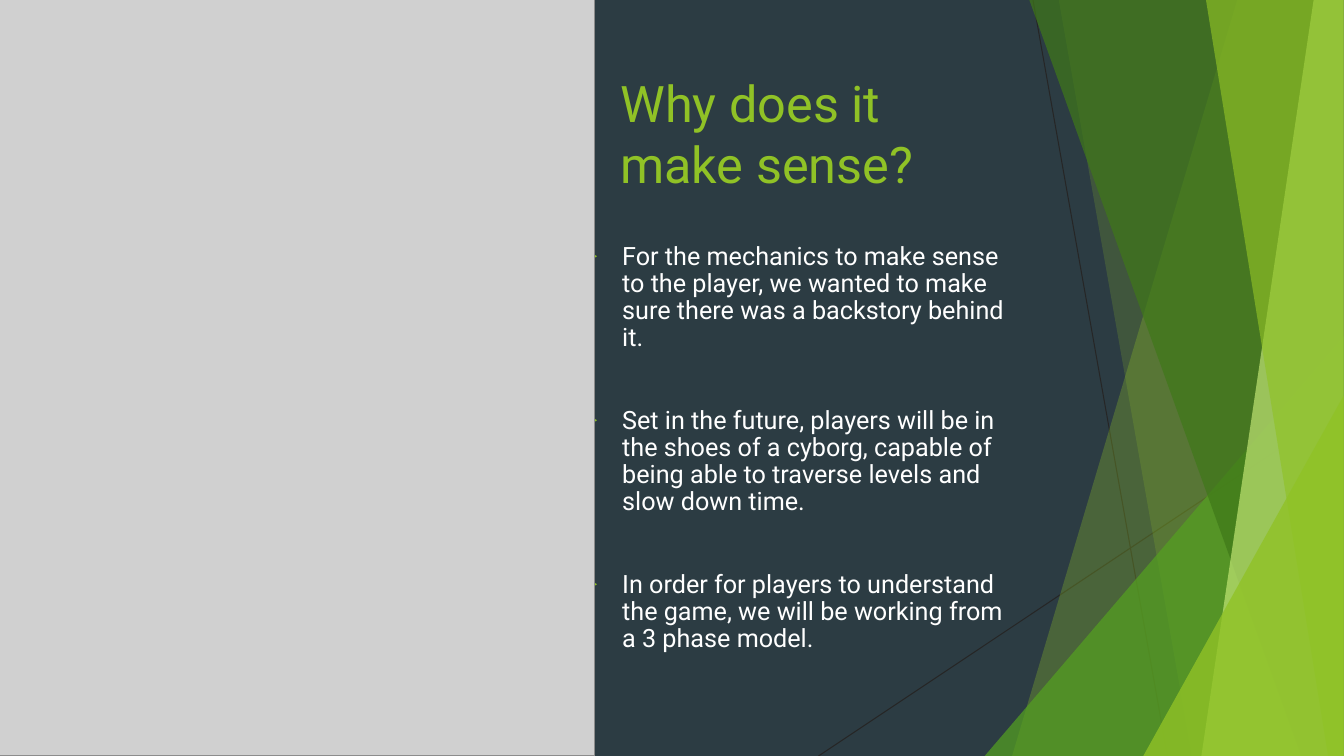
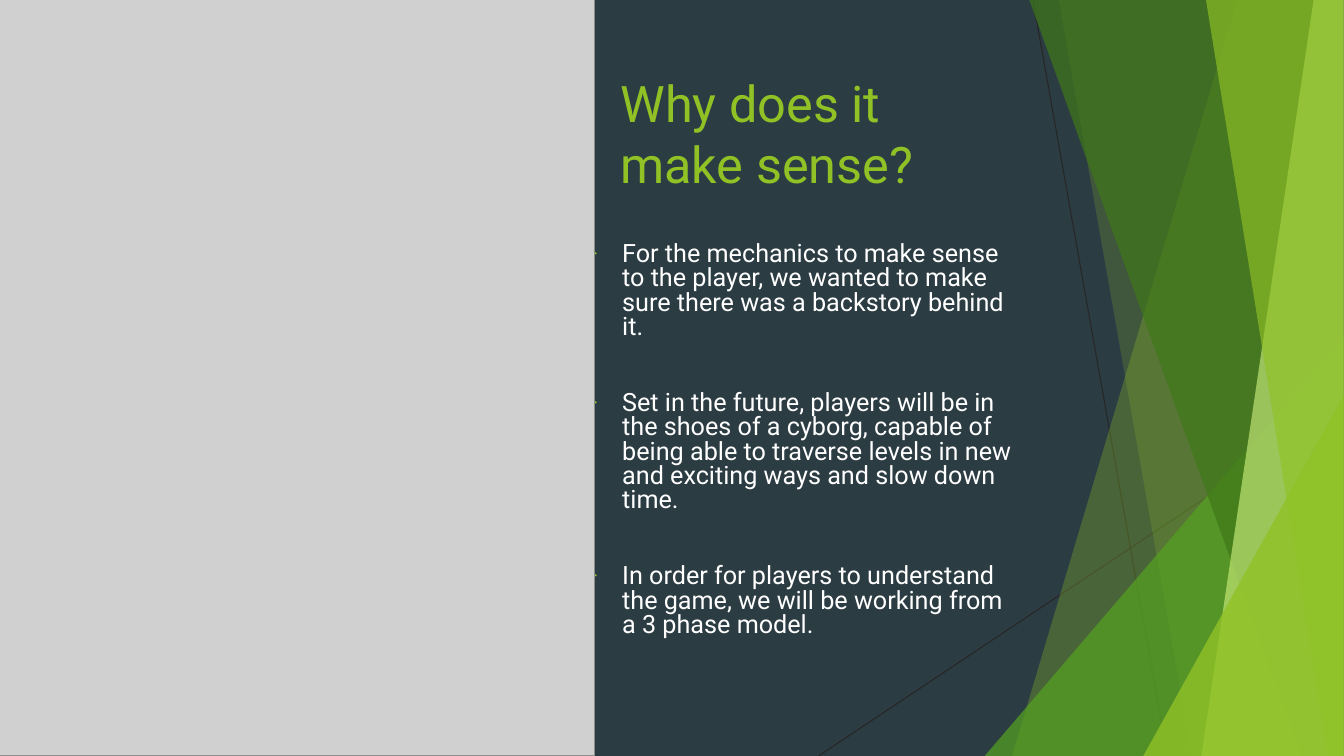
Before and after one commit to Pilokio/Tranzfuser, a slide deck: slide 3 of Virtual Pitch Presentation/Pitch.pptx. Drawn at 1344x756 pixels with LibreOffice and Linux fonts; fonts in the diff are those of the drawing; grey boxes stand for pictures. Boxes give left, top, right and bottom in pixels: in the first picture for what was removed or moved away, otherwise in the second. Text is boxed around its words. In the diff, an @@ line names an element or a change of style, - is before the commit and + after.

Commit message:
Update to slides

```diff
--- a/Virtual Pitch Presentation/Pitch.pptx
+++ b/Virtual Pitch Presentation/Pitch.pptx
@@ text at box(622, 243, 1004, 638): line spacing 0.9 to 0.8 @@
@@ text at box(622, 392, 1011, 509): text changed @@
-▶ Set in the future, players will be in the shoes of a cyborg, capable of being able to traverse levels and slow down time.
+▶ Set in the future, players will be in the shoes of a cyborg, capable of being able to traverse levels in new and exciting ways and slow down time.
```
Also in this commit, not shown: 4 other slides changed.
